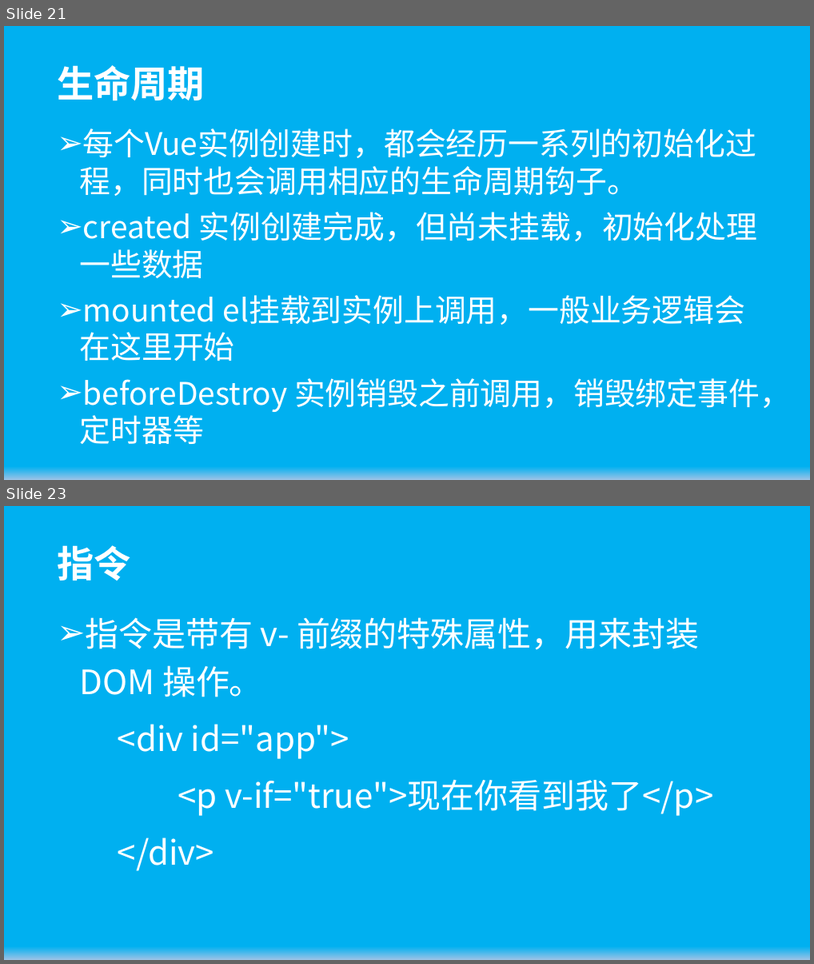
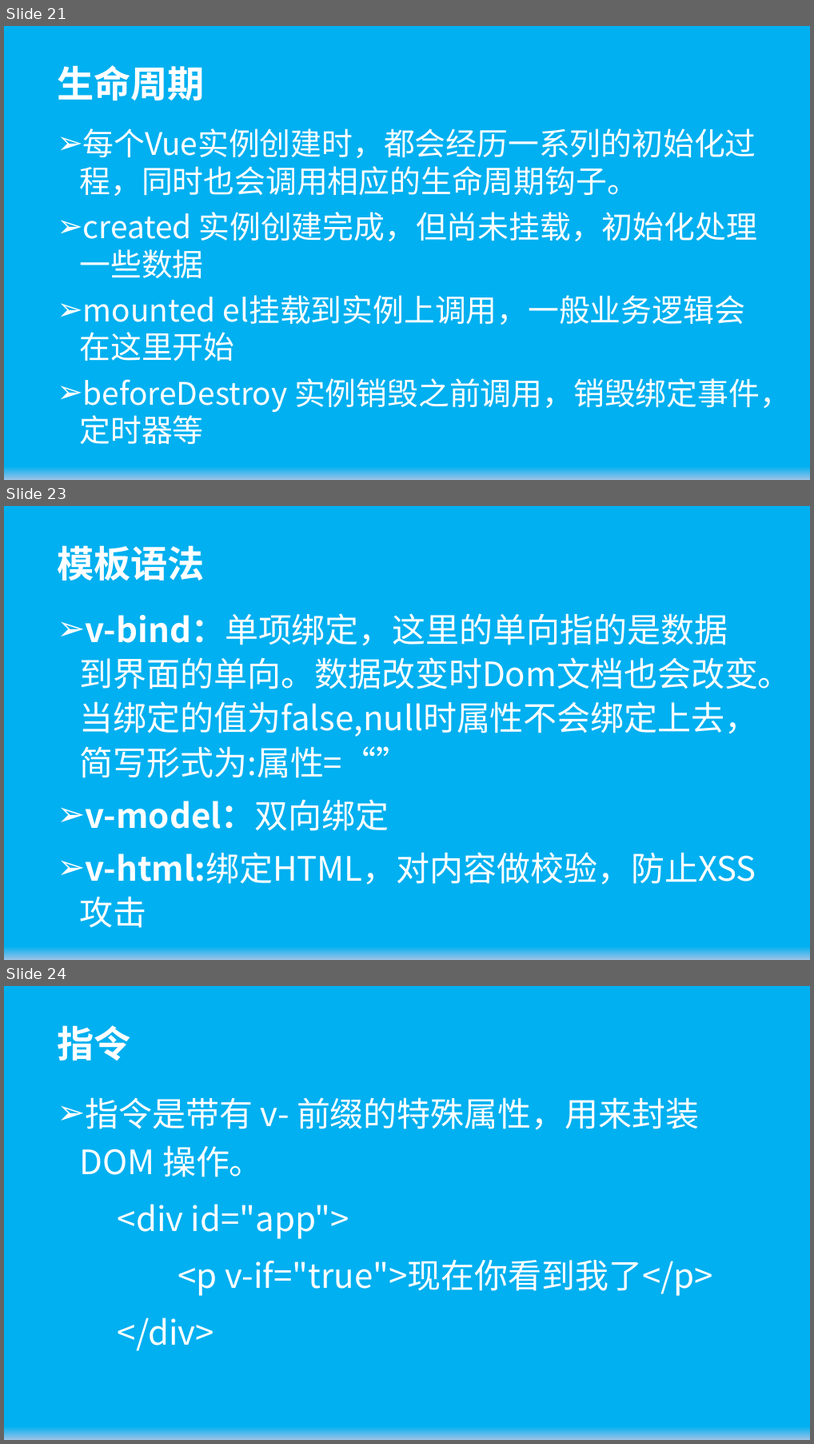
Before and after one commit to wugenshui/ppt, a slide deck: Vue/Vue.js基础.pptx. Shown one above the other, each under a label of ours: slides 21 and 23 before the commit, slides 21, 23 and 24 after it; the slides between them are not shown. The pictures are 814x964 and 814x1444 pixels, drawn with LibreOffice and Linux fonts; fonts in the diff are those of the drawing. Boxes give left, top, right and bottom in pixels: in the first picture for what was removed or moved away, otherwise in the second. Text is boxed around its words. In the diff, an @@ line names an element or a change of style, - is before the commit and + after.

```diff
--- a/Vue/Vue.js基础.pptx
+++ b/Vue/Vue.js基础.pptx
@@ slide 23 added at <box>4,506,810,960</box>, background gradient #9DC3E6 to #00B0F0 @@
@@ title added at <box>57,545,205,580</box>, 44 pt, text #FFFFFF, bold @@
+模板语法
@@ subtitle added at <box>80,613,792,884</box>, 40 pt, text #FFFFFF @@
+➢ v-bind：单项绑定，这里的单向指的是数据到界面的单向。数据改变时Dom文档也会改变。当绑定的值为false,null时属性不会绑定上去，简写形式为:属性=“”
+➢ v-model：双向绑定
+➢ v-html:绑定HTML，对内容做校验，防止XSS攻击
@@ what was slide 23 is now slide 24 @@
```
Also in this commit, not shown: 2 slides changed, 2 other files.
